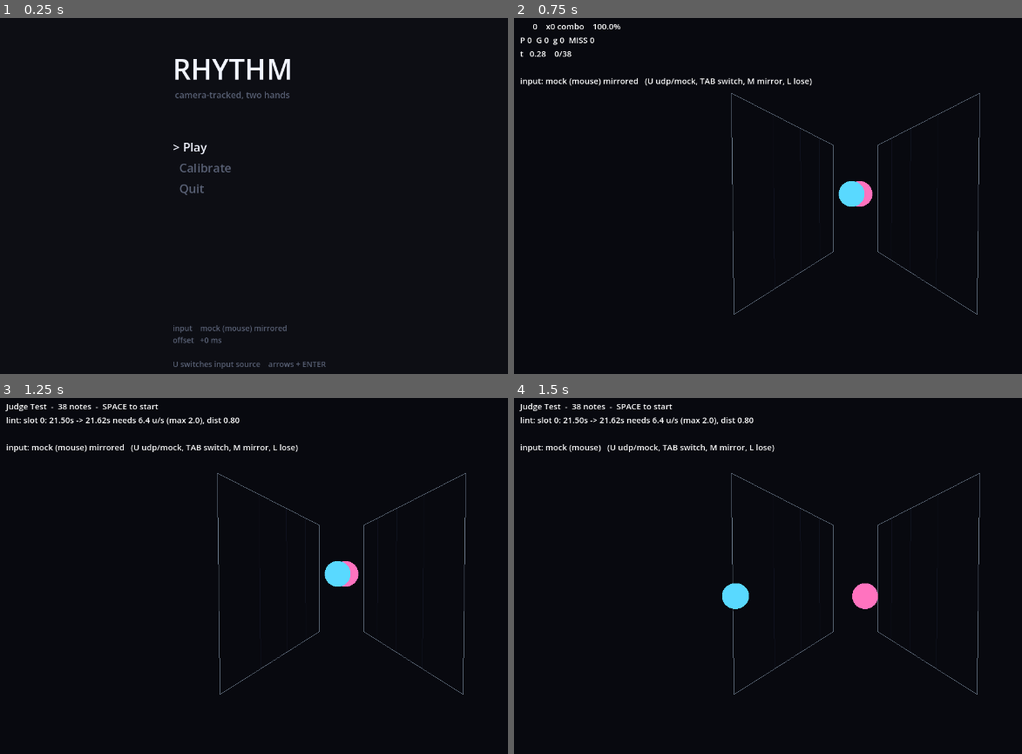
Above: before the commit, frames 1-4 (two rows, left to right).
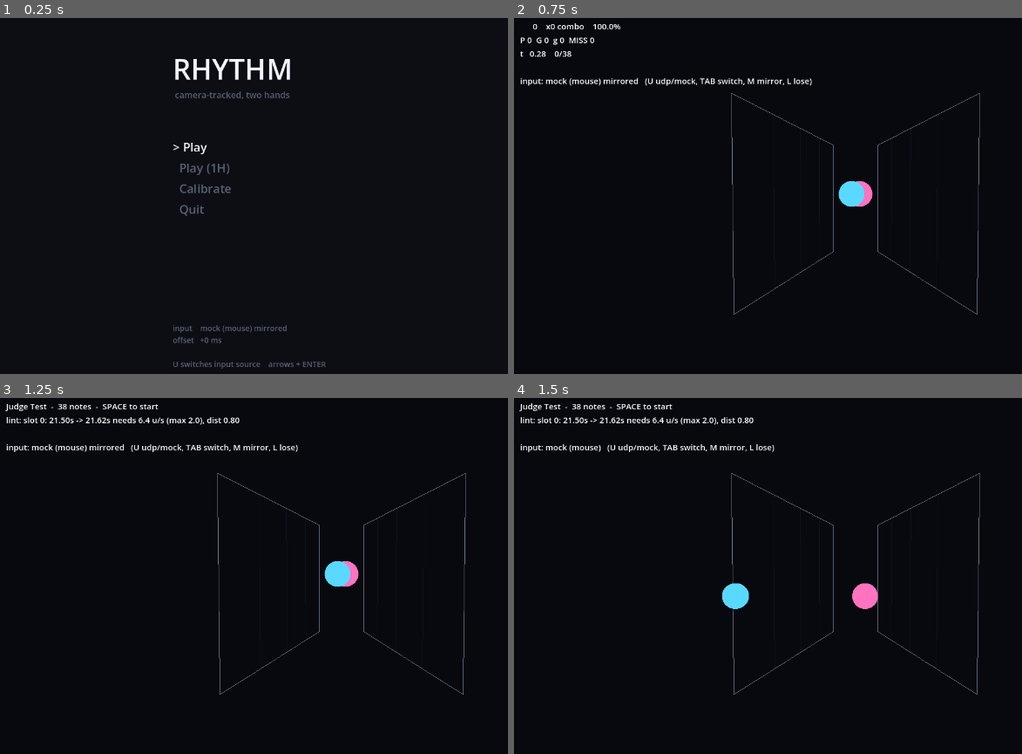
Above: after the commit, the same moments.

Repository: bigpeppermf/rhythmgame
Game: Godot game, scene res://scenes/main.tscn
The game is run twice, just before and just after one commit, with the same random seed, the same clock (stepped at 60 frames per second) and the same inputs.
Inputs (mouse positions are in pixels of both pictures, inside the frame that each line leads up to):
- Up to frame 1 (0.25 s): no input
- Up to frame 2 (0.75 s): tap Enter (ui_accept) at 0.5 s; move the mouse to (1006, 185) at 0.52 s; hold Up from 0.53 s (still down); tap Tab at 0.6 s
- Up to frame 3 (1.25 s): keep holding Up; tap Enter (ui_accept) at 0.77 s
- Up to frame 4 (1.5 s): tap Enter (ui_accept) at 1.25 s; move the mouse to (717, 604) at 1.27 s; release Up at 1.28 s; hold Down from 1.28 s (still down); tap M at 1.35 s

The runs differ from the first frame. In frame 1, 0.3% of the frame differs, in the area x 35-46%, y 40-56%; in frame 2, nothing differs; in frame 3, nothing differs; in frame 4, nothing differs.

Commit message:
Add a one-hand solo mode for prototyping GH-converted charts
New "Play (1H)" menu option: a single centred lane instead of the two
side-by-side panels, driven by one hand, for trying out GH-converted
charts before the real two-hand game (a different, hand-authored chart
and song) is ready.

Field3D gains a `solo` flag: when set, slot 0's panel moves to dead
centre (side() returns 0 instead of ±1) instead of splitting into two,
and slot_count() reports 1 so Playfield only builds one cursor and one
lane. Every scene that owns a Field3D sets this explicitly in its own
_ready() - Field3D has no scene lifecycle of its own to reset it - so
the flag can't leak between the two modes; verified switching between
them twice in a row.

play_3d.gd's chart and skin are now both exported instead of one being
a hardcoded constant, so main.gd's existing pattern for skin_path now
also covers which chart and hand-count a given instance plays -
avoiding a near-total duplicate of the file for one flag's difference.
It also gained the same "no audio yet" HUD handling the hand-authored
chart already needed: expected while a GH-converted chart is missing
its audio (the .chart format never includes it - see below), not an
error.

game/charts/solo.json is the empty skeleton this mode reads by default,
paired with tools/gh_chart_convert.py --hands 1 (new alongside the
existing --hands 2 default): a chord collapses to its highest fret,
treated as the lead line, since a single cursor can only be in one
place. Also new: --copy-audio, which finds the song file Clone Hero
charts always ship in the same folder as (song.ogg and friends - the
.chart file itself is only ever note/timing data) and copies it in,
since that question comes up immediately once you have a real chart
folder to point at.

Verified end-to-end: a GH .chart converted with --hands 1, given real
audio, drives a perfect synthetic hand through the actual Judge with 0
misses and a full combo, with every note confirmed on slot 0 at the
centred lane x. Also confirmed the existing two-hand path (judge_test,
flow_test, and play_3d run directly) is unaffected.

Diff:
--- /dev/null
+++ b/game/charts/solo.json
@@ -0,0 +1,7 @@
+{
+ "title": "Untitled (solo)",
+ "bpm": 120,
+ "audio": "res://audio/solo.ogg",
+ "offset": 0.0,
+ "notes": []
+}
--- a/game/gameplay/field_3d.gd
+++ b/game/gameplay/field_3d.gd
@@ -38,12 +38,30 @@
 const TRACK_W := 0.21
 ## Normalized x each panel is centred on. Index is the slot: 0 = left, 1 = right.
 const TRACK_X := [0.29, 0.71]
+## Where slot 0's panel sits when playing solo - dead centre, not off to a
+## side, since there is no second hand to balance it against.
+const SOLO_TRACK_X := 0.5
 ## World scale applied to horizontal drift off the lane, so a hand that strays
 ## visibly slides off its panel instead of silently failing to score.
 const DRIFT := 9.0
 
+## True while a one-hand playfield is active. Only slot 0 is ever used in that
+## mode; its panel moves to centre instead of splitting into two. Whichever
+## scene owns the field sets this at startup - Field3D has no scene lifecycle
+## of its own to reset it, so every scene must set it explicitly rather than
+## assume the default.
+static var solo := false
+
+
+## How many hands the current mode uses - and so how many panels/cursors to
+## build. Callers that loop "for slot in 2" should loop this instead.
+static func slot_count() -> int:
+	return 1 if solo else 2
+
 
 static func side(slot: int) -> float:
+	if solo:
+		return 0.0
 	return -1.0 if slot == 0 else 1.0
 
 
@@ -79,12 +97,12 @@
 
 
 static func note_position(note_time: float, now: float, slot: int, p: Vector2) -> Vector3:
-	return at(slot, note_time - now, p.y, p.x - TRACK_X[slot])
+	return at(slot, note_time - now, p.y, p.x - lane_x(slot))
 
 
 ## Where a hand's cursor sits: on the hit edge, at the hand's height.
 static func cursor_position(slot: int, p: Vector2) -> Vector3:
-	return at(slot, 0.0, p.y, p.x - TRACK_X[slot])
+	return at(slot, 0.0, p.y, p.x - lane_x(slot))
 
 
 ## Orientation for anything drawn on a panel. In this basis -Z runs away down
@@ -106,14 +124,14 @@
 
 ## Normalized x bounds of one hand's lane.
 static func track(slot: int) -> Vector2:
-	var c: float = TRACK_X[slot]
+	var c: float = lane_x(slot)
 	return Vector2(c - TRACK_W * 0.5, c + TRACK_W * 0.5)
 
 
 ## Normalized x every note for this hand should sit on. With one lane, the
 ## charted axis is height; x is just which panel you are on.
 static func lane_x(slot: int) -> float:
-	return TRACK_X[slot]
+	return SOLO_TRACK_X if solo else TRACK_X[slot]
 
 
 static func on_track(slot: int, x: float) -> bool:
--- a/game/gameplay/playfield.gd
+++ b/game/gameplay/playfield.gd
@@ -123,7 +123,7 @@
 # ── cursors ──────────────────────────────────────────────────────────────────
 
 func _build_cursors() -> void:
-	for slot in 2:
+	for slot in Field3D.slot_count():
 		var v: CursorView
 		if skin.cursor_scene != null:
 			v = skin.cursor_scene.instantiate()
@@ -135,7 +135,7 @@
 
 
 func _sync_cursors() -> void:
-	for slot in 2:
+	for slot in Field3D.slot_count():
 		var h: HandObservation = HandState.hands[slot]
 		_cursors[slot].position = Field3D.cursor_position(slot, HandState.cursor(slot))
 		_cursors[slot].basis = Field3D.panel_basis(slot)
@@ -181,7 +181,7 @@
 	var edges := PackedVector3Array()
 	var rungs := PackedVector3Array()
 
-	for slot in 2:
+	for slot in Field3D.slot_count():
 		var c: PackedVector3Array = Field3D.corners(slot)
 		var nt: Vector3 = c[0]      # near top
 		var nb: Vector3 = c[1]      # near bottom
--- a/game/scenes/main.gd
+++ b/game/scenes/main.gd
@@ -2,10 +2,14 @@
 ## Scene flow. Owns nothing but the transitions.
 ##
 ##   menu -> play -> results -> menu
+##        -> play (solo) -> results -> menu
 ##        -> calibrate -> menu
 
 const MENU := "res://scenes/menu.tscn"
 const PLAY := "res://scenes/play_3d.tscn"
+## One hand, one centred lane - where GH-converted charts get prototyped
+## before the real charting tool exists. See tools/gh_chart_convert.py.
+const SOLO_CHART := "res://charts/solo.json"
 const CALIBRATE := "res://scenes/calibrate.tscn"
 const RESULTS := "res://scenes/results.tscn"
 
@@ -31,12 +35,22 @@
 func _show_menu() -> void:
 	var m := _swap(MENU)
 	m.play_pressed.connect(_show_play)
+	m.play_solo_pressed.connect(_show_play_solo)
 	m.calibrate_pressed.connect(_show_calibrate)
 
 
 func _show_play() -> void:
 	var p := _swap(PLAY)
 	p.skin_path = Settings.skin_path
+	p.song_finished.connect(_show_results)
+	p.quit_to_menu.connect(_show_menu)
+
+
+func _show_play_solo() -> void:
+	var p := _swap(PLAY)
+	p.skin_path = Settings.skin_path
+	p.solo_mode = true
+	p.chart_path = SOLO_CHART
 	p.song_finished.connect(_show_results)
 	p.quit_to_menu.connect(_show_menu)
 
--- a/game/scenes/menu.gd
+++ b/game/scenes/menu.gd
@@ -4,11 +4,12 @@
 ## than discover during one.
 
 signal play_pressed
+signal play_solo_pressed
 signal calibrate_pressed
 
 var _font: Font
 var _sel := 0
-const ITEMS := ["Play", "Calibrate", "Quit"]
+const ITEMS := ["Play", "Play (1H)", "Calibrate", "Quit"]
 
 
 func _ready() -> void:
@@ -37,8 +38,9 @@
 func _activate() -> void:
 	match _sel:
 		0: play_pressed.emit()
-		1: calibrate_pressed.emit()
-		2: get_tree().quit()
+		1: play_solo_pressed.emit()
+		2: calibrate_pressed.emit()
+		3: get_tree().quit()
 
 
 func _draw() -> void:
--- a/game/scenes/play_3d.gd
+++ b/game/scenes/play_3d.gd
@@ -11,12 +11,17 @@
 signal song_finished(score: ScoreState, chart: Chart)
 signal quit_to_menu
 
-const CHART_PATH := "res://charts/test.json"
+## Overridable so the same scene serves both the two-hand game and the
+## one-hand solo mode (see main.gd) - only the chart and the field's hand
+## count differ between them.
+@export var chart_path := "res://charts/test.json"
 ## Grace after the last note resolves, so its hit flash is seen before the
 ## results screen replaces it.
 const OUTRO := 1.2
 ## Swap this (or set it before _ready) to restyle the entire game.
 @export var skin_path := "res://visual/default_skin.tres"
+## One hand, one centred lane - see Field3D.solo. Set before _ready.
+@export var solo_mode := false
 
 var chart: Chart
 var judge: Judge
@@ -26,9 +31,14 @@
 var _hud: Label
 var _cam: Camera3D
 var _outro := -1.0
+## True when the chart's audio file isn't there yet. Not an error: expected
+## while prototyping a chart (hand-authored or GH-converted) before the real
+## track has been dropped into game/audio/.
+var _missing_audio := false
 
 
 func _ready() -> void:
+	Field3D.solo = solo_mode
 	var skin: GameSkin = load(skin_path)
 	if skin == null:
 		push_warning("no skin at %s; falling back to defaults" % skin_path)
@@ -44,7 +54,7 @@
 	add_child(judge)
 	judge.note_judged.connect(_on_judged)
 
-	chart = Chart.load_from(CHART_PATH)
+	chart = Chart.load_from(chart_path)
 	if chart != null:
 		for w in chart.lint(2.0, Field3D.track):
 			push_warning("chart lint: %s" % w)
@@ -97,10 +107,15 @@
 func _start() -> void:
 	if chart == null:
 		return
+	_outro = -1.0
+	_missing_audio = not ResourceLoader.exists(chart.audio_path)
+	if _missing_audio:
+		Conductor.stop()
+		field.clear()
+		return
 	score.reset()
 	field.clear()
 	judge.begin(chart)
-	_outro = -1.0
 	Conductor.play(load(chart.audio_path), chart.bpm)
 
 
@@ -139,7 +154,10 @@
 func _update_hud() -> void:
 	var lines := PackedStringArray()
 	if chart == null:
-		lines.append("no chart at %s" % CHART_PATH)
+		lines.append("no chart at %s" % chart_path)
+	elif _missing_audio:
+		lines.append("%s  -  no audio yet at %s" % [chart.title, chart.audio_path])
+		lines.append("drop the track in, then SPACE to retry")
 	elif not Conductor.playing:
 		lines.append("%s  -  %d notes  -  SPACE to start" % [chart.title, chart.notes.size()])
 		for w in chart.warnings:
Not shown, changed: .gitignore
Not shown, added: game/audio/README.md
Not shown, changed: tools/gh_chart_convert.py
Not shown, changed: tools/gh_chart_convert_test.py
